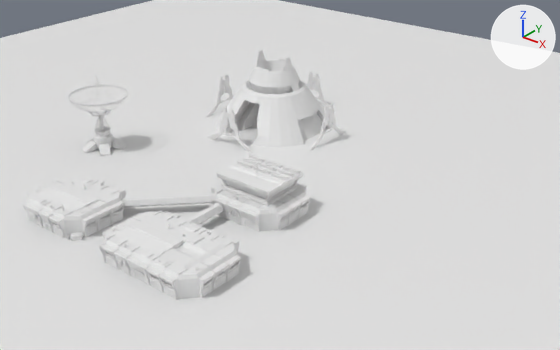
Renders of the glTF model public/models/hadleys.glb from each side of a commit.
Both versions are drawn from a 50 mm camera at (13.45, -14.48, 8.85) aimed at (2.63, -0.96, 0.47). Arrows for +X, +Y and +Z are at upper right; the lights stay in place. Where no turn or scale is listed for an object, it has been applied to the vertices.
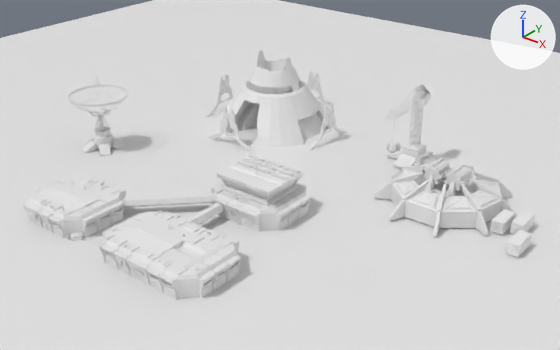
Where the change shows, as pixel boxes [x1, y1, x2, y2] in the pictures (560 x 350 px):
'Cylinder.003', added
    after: [374, 164, 535, 257]
'Cube.059', added
    after: [386, 84, 436, 169]
'grinder2', added
    after: [444, 164, 474, 191]
'grinder1', added
    after: [423, 158, 452, 184]
'Cylinder', added
    after: [386, 124, 401, 153]

What the commit changed:
Mesh me_cylinder_006 is new.
It has 56 vertices, 108 faces and spans x -0.235..0.242, y -0.27..0.27, z -0.245..0.245.
Mesh me_cylinder_007 is new.
It has 864 vertices, 1572 faces and spans x -1.7..2.4, y -1.63..1.72, z 0.0..0.78.
Mesh me_cylinder_008 is new.
It has 115 vertices, 224 faces and spans x -0.216..0.166, y -0.206..0.186, z -0.992..0.0.
Mesh me_cube_073 is new.
It has 670 vertices, 1799 faces and spans x -0.67..0.67, y -1.41..0.67, z 0.0..2.15.
Object 'grinder2' (ob_grinder2) is new; it shows me_cylinder_006.
Its location is (6.45, 1.02, 0.81).
Object 'grinder1' (ob_grinder1) is new; it shows a copy of me_cylinder_006.
Its location is (5.89, 1.02, 0.81).
Object 'Cylinder.003' (ob_cylinder_003) is new; it shows me_cylinder_007.
Its location is (6.17, 1.04, 0.04).
Object 'Cylinder' (ob_cylinder) is new; it shows me_cylinder_008.
Its location is (4.33, 1.56, 1.68).
Object 'Cube.059' (ob_cube_059) is new; it shows me_cube_073.
Its location is (4.33, 2.69, 0.04).
